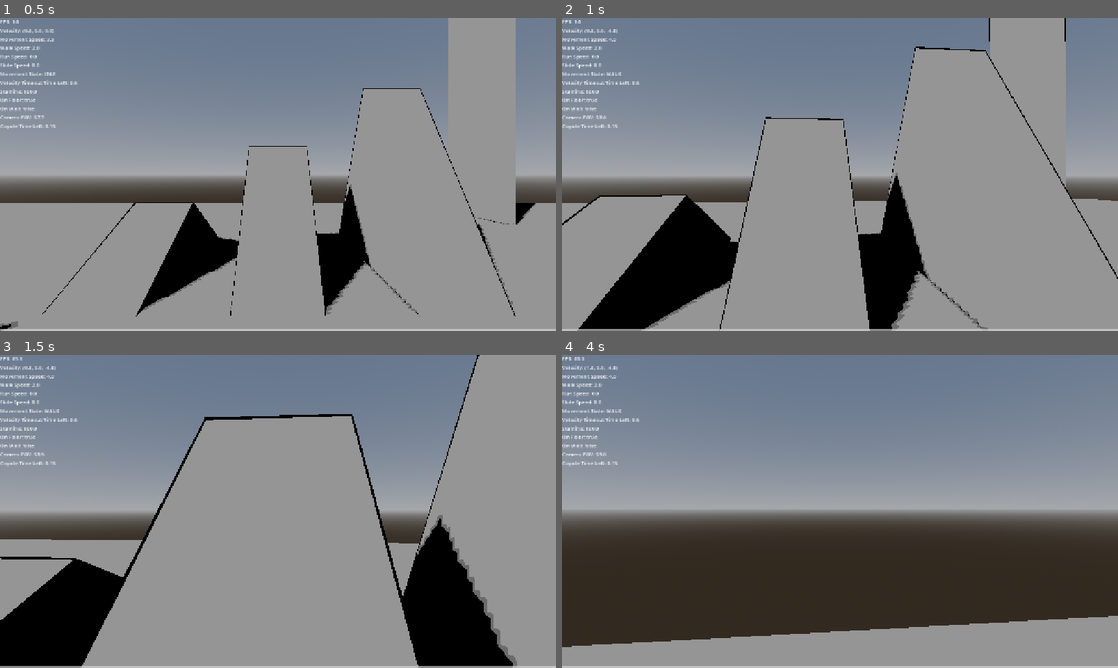
Above: before the commit, frames 1-4 (two rows, left to right).
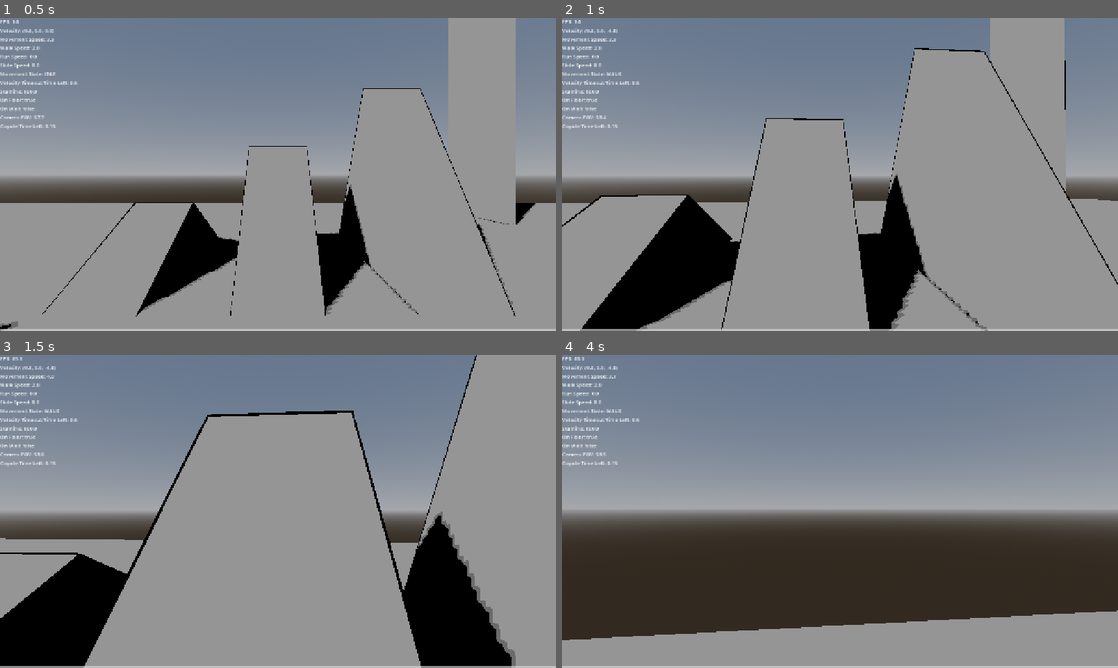
Above: after the commit, the same moments.

Repository: naxemis/multiplayer-fps
Game: Godot game, scene res://scenes/root/root.tscn
Same seed, same stepped clock (60 frames per second), same inputs: the game is played once before the commit and once after it.
Inputs (mouse positions are in pixels of both pictures, inside the frame that each line leads up to):
- Up to frame 1 (0.5 s): no input
- Up to frame 2 (1 s): move the mouse to (867, 174) at 0.52 s; hold W (forward) from 0.53 s (still down); tap Shift (run) at 0.6 s; tap Ctrl (change_wall_jump_direction) at 0.77 s; tap C (slide) at 0.8 s
- Up to frame 3 (1.5 s): keep holding W (forward); move the mouse to (250, 511) at 1.27 s; tap C (slide) at 1.35 s
- Up to frame 4 (4 s): keep holding W (forward); tap Ctrl (change_wall_jump_direction) at 1.52, 3.02, 3.77 s; tap Space (jump) at 1.55, 2.1, 3.8 s; move the mouse to (851, 505) at 2.02 s; tap Shift (run) at 2.3, 3.6 s; move the mouse to (834, 517) at 2.77 s; tap Middle mouse button (free_look) at 2.85 s; tap C (slide) at 3.05 s; move the mouse to (878, 514) at 3.52 s

Frame 1 is identical in both runs. In frame 2, 1.5% of the frame differs, in the area x 0-100%, y 0-100%; in frame 3, 2.6%, in the area x 0-93%, y 0-100%; in frame 4, 1.9%.

Commit message:
refactor(movement_controller): own state-driven movement-logic callable

Diff:
--- a/scripts/player/components/movement_controller.gd
+++ b/scripts/player/components/movement_controller.gd
@@ -119,11 +119,15 @@
 var _inertia_movement_directions: Vector3
 var _current_inertia: float
 var _wall_jump_directions: Vector3
+## Per-tick movement-logic callable swapped on [signal StateMachine.state_changed].
+## Points at one of [method _walk] / [method _run] / [method _slide] / [method _crouch_or_other] / [method _airborne] so [method _physics_process] only calls one function regardless of the active state.
+var _current_movement_logic: Callable = _crouch_or_other
 
 # _init / _ready
 
 # Engine callbacks (_process, _physics_process, _input, _unhandled_input, etc.)
 func _physics_process(delta: float) -> void:
+	_current_movement_logic.call()
 	_get_velocity_timeout(delta)
 	_calculate_get_movement_directions()
 	_calculate_movement_inertia(delta)
@@ -132,6 +136,7 @@
 
 # Public methods (component APIs)
 ## Caches sibling components and the player root from the injected context.
+## Also connects to [signal StateMachine.state_changed] to drive [member _current_movement_logic].
 func pass_context_module(context: ContextModule) -> void:
 	_player_context_module = context
 	_player = context.node_refs.player
@@ -139,6 +144,8 @@
 	_stamina_manager = context.components.stamina_manager
 	_input_handler = context.components.input_handler
 
+	_state_machine.state_changed.connect(_on_state_changed)
+
 ## Returns the raw per-frame input direction (X/Z planar, Y carries gravity and jumps).
 ## Used by [StateMachine] entry guards and other components.
 func get_movement_directions() -> Vector3:
@@ -153,7 +160,9 @@
 	return _wall_jump_directions
 
 func _update_movement_speed(delta: float) -> void:
-	var floor_speed: float = crouch_speed + walk_speed + run_speed
+	var is_crouching: bool = _state_machine._current_state == _state_machine.MovementStates.CROUCH
+	var effective_walk_speed: float = 0.0 if is_crouching else walk_speed
+	var floor_speed: float = crouch_speed + effective_walk_speed + run_speed
 	var speed_before_inertia: float = maxf(0.0, floor_speed + slide_speed)
 	movement_speed = lerpf(movement_speed, speed_before_inertia, 1.0 - exp(-speed_inertia * delta))
 
@@ -222,6 +231,25 @@
 		return _wall_jump_directions * movement_speed + transform_y
 
 # Private methods (_)
+func _on_state_changed(new_state: int) -> void:
+	var states := _state_machine.MovementStates
+
+	match new_state:
+		states.IDLE, states.CROUCH: _current_movement_logic = _crouch_or_other
+		states.WALK: _current_movement_logic = _walk
+		states.RUN: _current_movement_logic = _run
+		states.SLIDE: _current_movement_logic = _slide
+		states.JUMP:
+			jump()
+			_current_movement_logic = _airborne
+		states.DOUBLE_JUMP:
+			double_jump()
+			_current_movement_logic = _airborne
+		states.WALL_JUMP:
+			wall_jump()
+			_current_movement_logic = _airborne
+		states.FALL: _current_movement_logic = _airborne
+
 func _is_blocked_on_wall() -> bool:
 	return _player.is_on_floor() and _player.is_on_wall() and _player.velocity.z == 0 and _player.velocity.x == 0
 
--- a/scripts/player/player.gd
+++ b/scripts/player/player.gd
@@ -5,7 +5,7 @@
 ## Player root: orchestrates per-tick movement by composing dedicated [Component] subsystems through a [PlayerContextModule].
 ##
 ## On [method _ready] this node builds a [PlayerContextData] from its scene children (head, camera, stamina bar, animation tree, attached components), hands it to a [PlayerContextModule] and injects that module into every component via [method Component.pass_context_module].
-## The orchestrator itself owns very little state — it route …(110 unchanged characters)… es action state to the other components), listens for [signal StateMachine.state_changed] to swap [member current_movement_logic], runs the active per-tick movement closure each physics frame, and finally consumes [method MovementController.compute_movement_velocity] to drive [method CharacterBody3D.move_and_slide].
+## The orchestrator itself owns very little state — it route …(110 unchanged characters)… es action state to the other components) and consumes [method MovementController.compute_movement_velocity] each physics frame to drive [method CharacterBody3D.move_and_slide].
 class_name Player
 extends CharacterBody3D
 
@@ -22,29 +22,6 @@
 # TODO: This is probably because of the way the movement speed is calculated and how it interacts with the slope.
 # TODO: The problem presists even on small slopes, so it is not a problem of the player being blocked by the slope itself.
 # TODO: Fix the problem when extracting code to seperate scripts, because it' not clear how to do it without breaking the code even more.
-
-## Per-tick movement-logic closure swapped on state change.
-## Points at one of [method MovementController._walk] / [code]_run[/code] / [code]_slide[/code] / [code]_crouch_or_other[/code] so [method _physics_process] only calls one function regardless of the active state.
-var current_movement_logic: Callable
-
-func _on_state_changed(new_state):
-	var states := _state_machine.MovementStates
-
-	match new_state:
-		states.IDLE, states.CROUCH: current_movement_logic = _movement_controller._crouch_or_other
-		states.WALK: current_movement_logic = _movement_controller._walk
-		states.RUN: current_movement_logic = _movement_controller._run
-		states.SLIDE: current_movement_logic = _movement_controller._slide
-		states.JUMP:
-			_movement_controller.jump()
-			current_movement_logic = _movement_controller._airborne
-		states.DOUBLE_JUMP:
-			_movement_controller.double_jump()
-			current_movement_logic = _movement_controller._airborne
-		states.WALL_JUMP:
-			_movement_controller.wall_jump()
-			current_movement_logic = _movement_controller._airborne
-		states.FALL: current_movement_logic = _movement_controller._airborne
 
 var _player_context_module: PlayerContextModule = PlayerContextModule.new()
 var _input_handler: InputHandler
@@ -103,11 +80,6 @@
 	_init_player_components_context_data()
 	_pass_context_module_to_components()
 
-func _connect_state_machine_signal() -> void:
-	current_movement_logic = _movement_controller._crouch_or_other
-
-	_state_machine.state_changed.connect(_on_state_changed)
-
 func _debug_text() -> String:
 	return str(
 		"FPS: ", Engine.get_frames_per_second(), "\n",
@@ -127,15 +99,12 @@
 
 func _ready():
 	_build_player_context_data()
-	_connect_state_machine_signal()
 
 ## Human-readable labels for [enum StateMachine.MovementStates]; indexed by the enum's integer value when rendering the debug overlay.
 @onready var movement_states_array: Array[String] = ["IDLE", "WALK", "RUN", "CROUCH", "SLIDE", "JUMP", "DOUBLE_JUMP", "WALL_JUMP", "FALL"]
 func _process(_delta: float) -> void:
 	$Debug.text = _debug_text()
 
-func _physics_process(delta: float) -> void:
-	current_movement_logic.call()
-
+func _physics_process(_delta: float) -> void:
 	velocity = _movement_controller.compute_movement_velocity()
 	move_and_slide()
